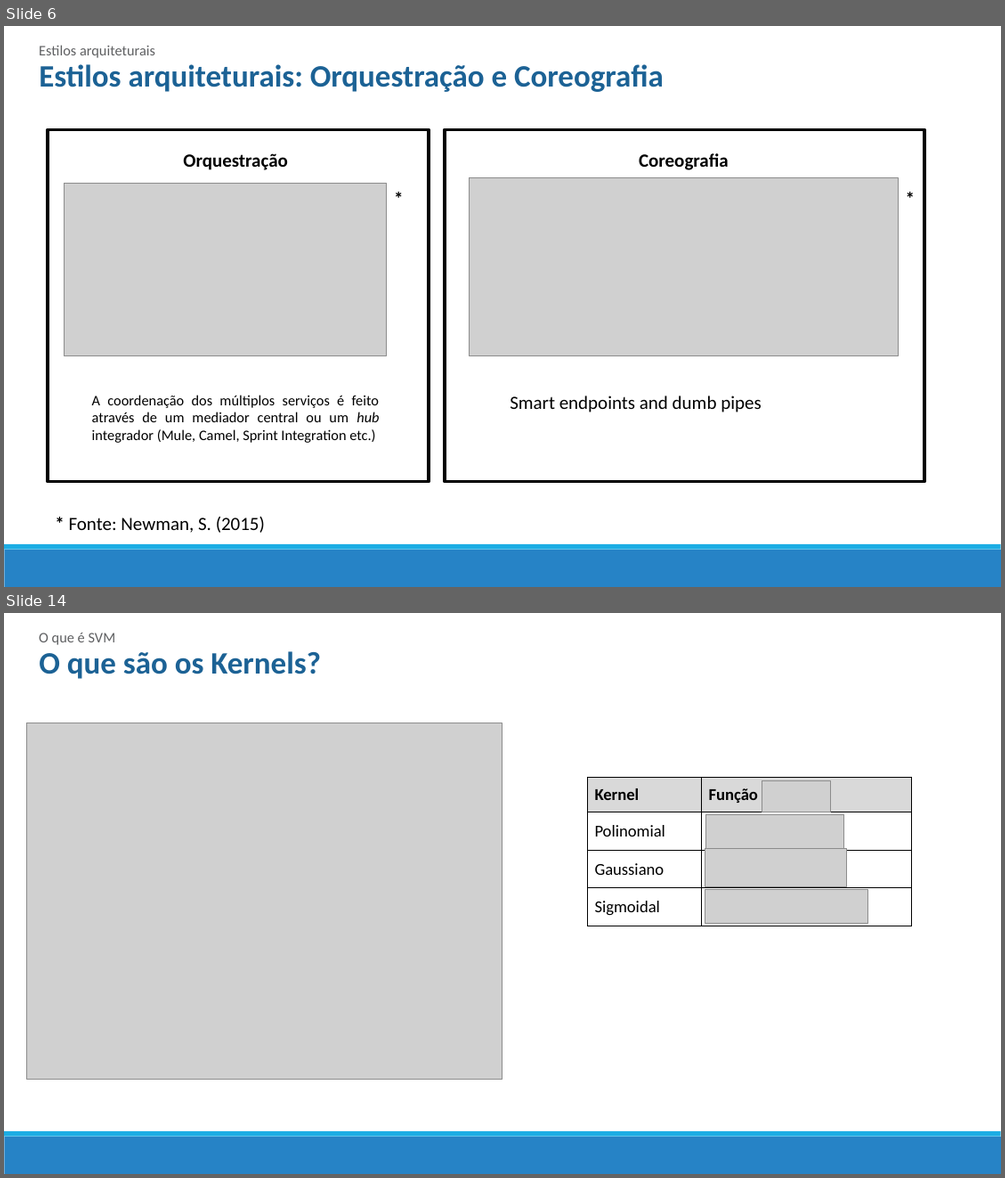
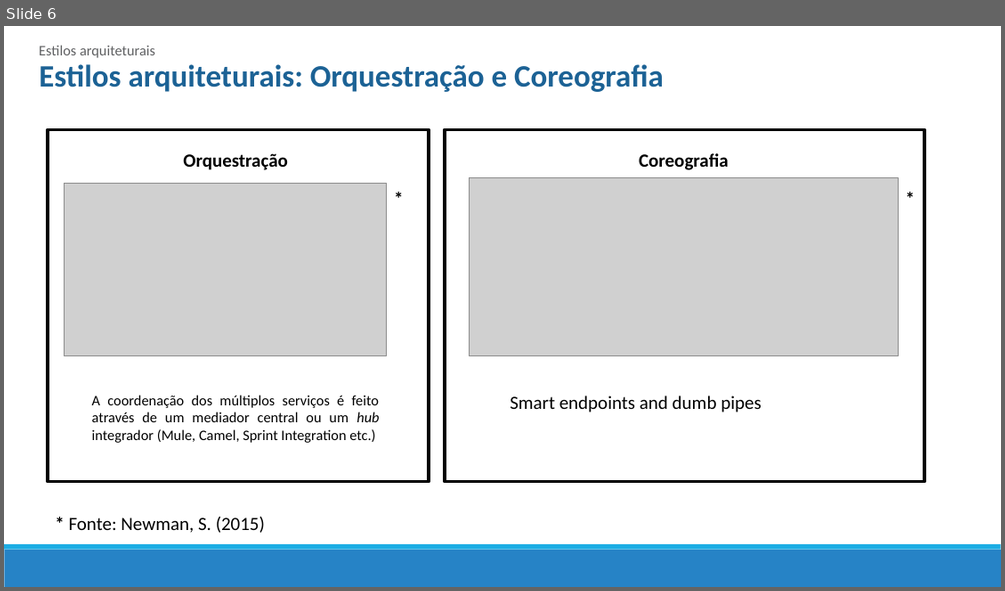
Before and after one commit to mrezende/architecture-discipline, a slide deck: article-presentation/Artigo.pptx. Shown one above the other, each under a label of ours: slides 6 and 14 before the commit, slide 6 after it; the slides between them are not shown. The pictures are 1005x1178 and 1005x591 pixels, drawn with LibreOffice and Linux fonts; fonts in the diff are those of the drawing; grey boxes stand for pictures. Boxes give left, top, right and bottom in pixels: in the first picture for what was removed or moved away, otherwise in the second. Text is boxed around its words. In the diff, an @@ line names an element or a change of style, - is before the commit and + after.

```diff
--- a/article-presentation/Artigo.pptx
+++ b/article-presentation/Artigo.pptx
@@ slide 14 removed at (4, 613, 1001, 1174), background #FFFFFF; not listed: 2 template elements that a slide beside it also shows @@
@@ text removed at (39, 633, 116, 645) @@
-O que é SVM
@@ text removed at (39, 651, 321, 679) @@
-O que são os Kernels?
@@ picture removed at (27, 723, 502, 1078) @@
@@ table removed at (587, 777, 912, 925), 4 rows, 2 columns @@
-Kernel | Função
-Polinomial | 
-Gaussiano | 
-Sigmoidal | 
@@ picture removed at (761, 780, 830, 811) @@
@@ picture removed at (705, 814, 844, 850) @@
@@ picture removed at (705, 849, 847, 886) @@
@@ picture removed at (704, 890, 868, 924) @@
```
Also in this commit, not shown: 2 slides changed, 4 slides added, 14 other slides removed.
